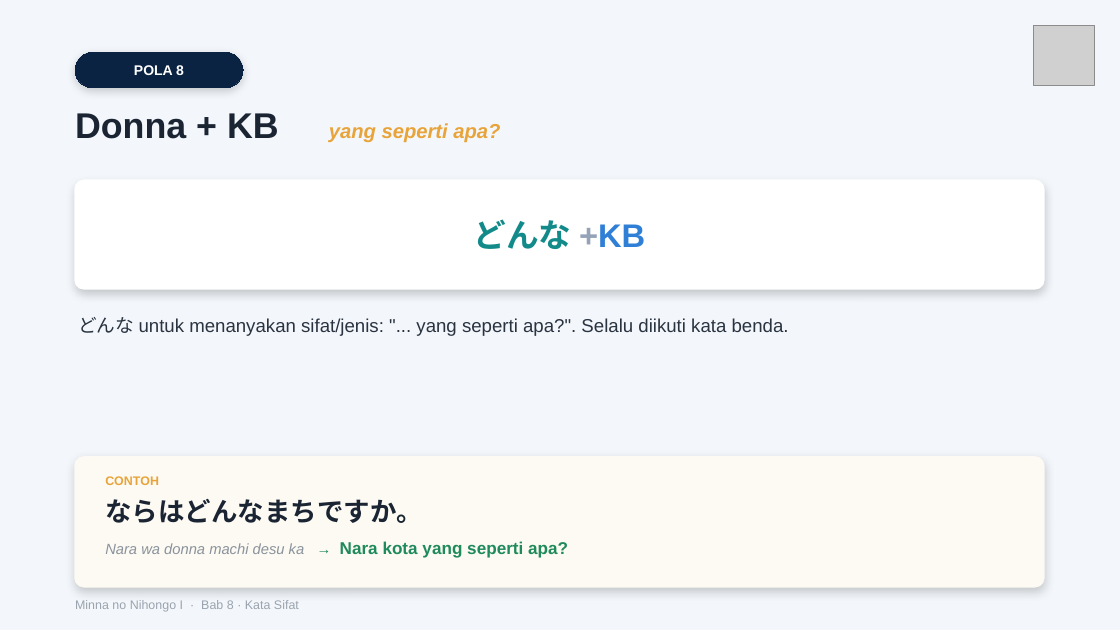
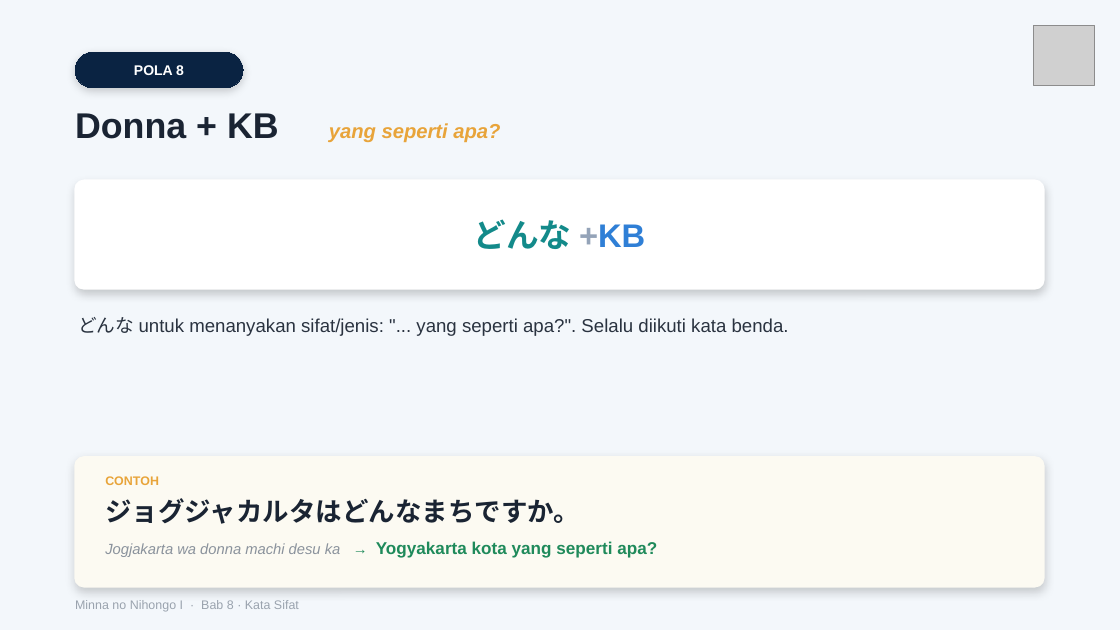
Before and after one commit to jbridgecenter-source/materi, a slide deck: slide 9 of Modul Minna 1/Bab 8/33. Minna 1 Tata Bahasa Bab 8 - Slide.pptx. Drawn at 1120x630 pixels with LibreOffice and Linux fonts; fonts in the diff are those of the drawing; grey boxes stand for pictures. Boxes give left, top, right and bottom in pixels: in the first picture for what was removed or moved away, otherwise in the second. Text is boxed around its words. In the diff, an @@ line names an element or a change of style, - is before the commit and + after.

```diff
--- a/Modul Minna 1/Bab 8/33. Minna 1 Tata Bahasa Bab 8 - Slide.pptx
+++ b/Modul Minna 1/Bab 8/33. Minna 1 Tata Bahasa Bab 8 - Slide.pptx
@@ text at (105,498,580,524): text changed @@
-ならはどんなまちですか。
+ジョグジャカルタはどんなまちですか。
@@ text at (105,541,657,558): text changed @@
-Nara wa donna machi desu ka → Nara kota yang seperti apa?
+Jogjakarta wa donna machi desu ka → Yogyakarta kota yang seperti apa?
```
Also in this commit, not shown: 2 other slides changed, 52 other files.
